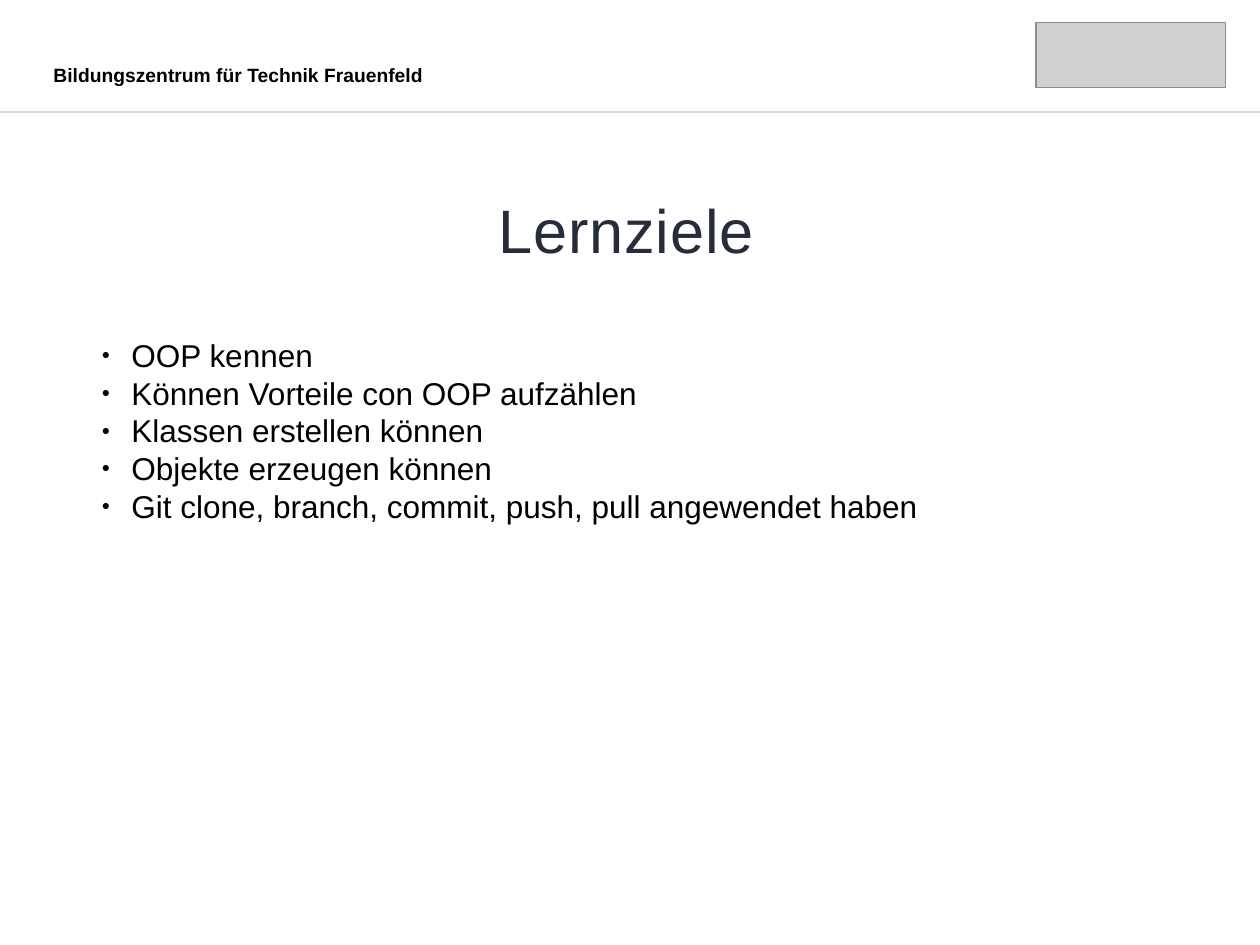
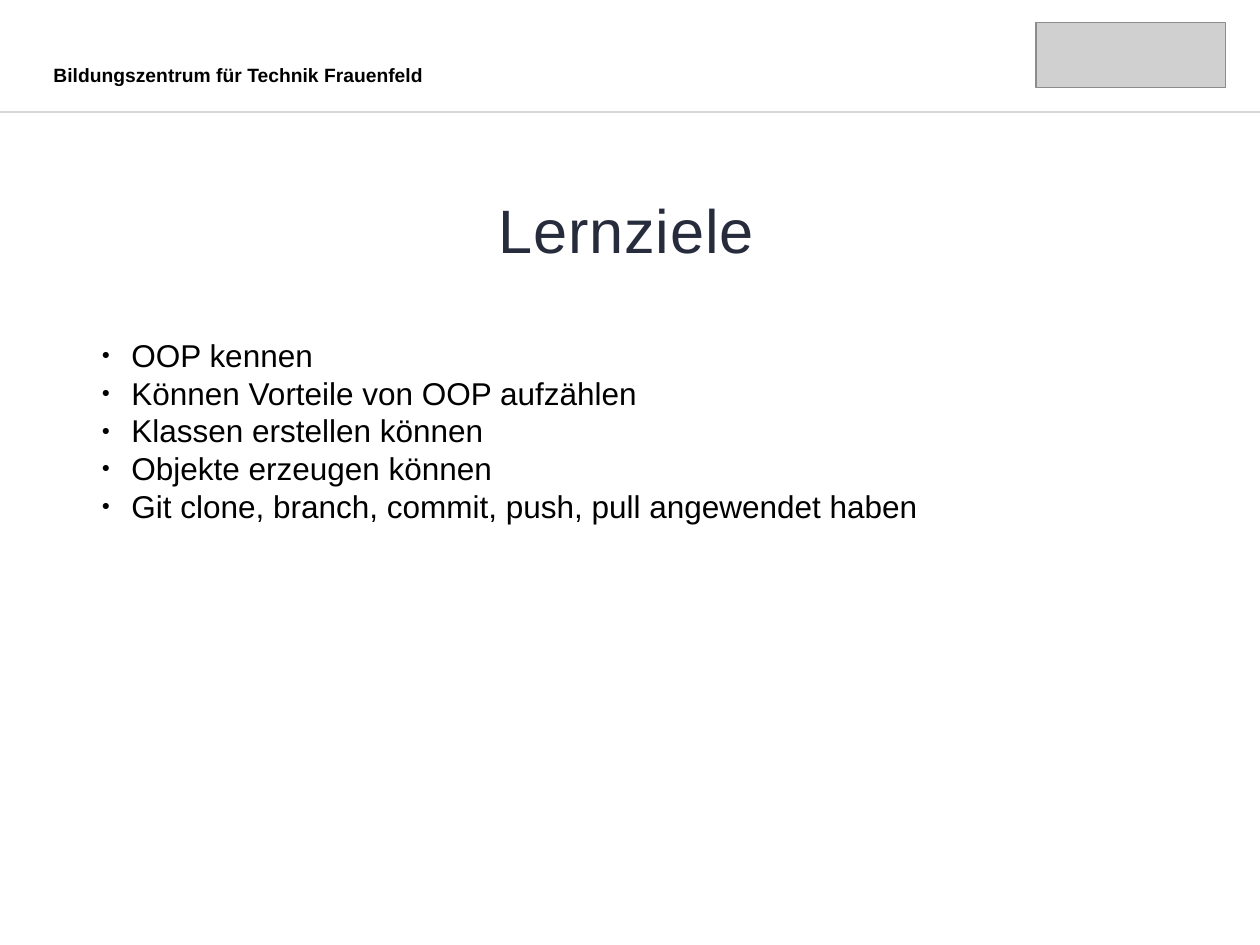
Before and after one commit to MicCalo/Applikationsentwicklung, a slide deck: slide 4 of Tag 7/Slides.odp. Drawn at 1260x945 pixels with LibreOffice and Linux fonts; fonts in the diff are those of the drawing; grey boxes stand for pictures. Boxes give left, top, right and bottom in pixels: in the first picture for what was removed or moved away, otherwise in the second. Text is boxed around its words. In the diff, an @@ line names an element or a change of style, - is before the commit and + after.

```diff
--- a/Tag 7/Slides.odp
+++ b/Tag 7/Slides.odp
@@ text at bbox=[131, 382, 637, 406]: text changed @@
-● Können Vorteile con OOP aufzählen
+● Können Vorteile von OOP aufzählen
```
Also in this commit, not shown: 3 other slides changed, 5 slides added, 1 slide removed, 12 other files.
